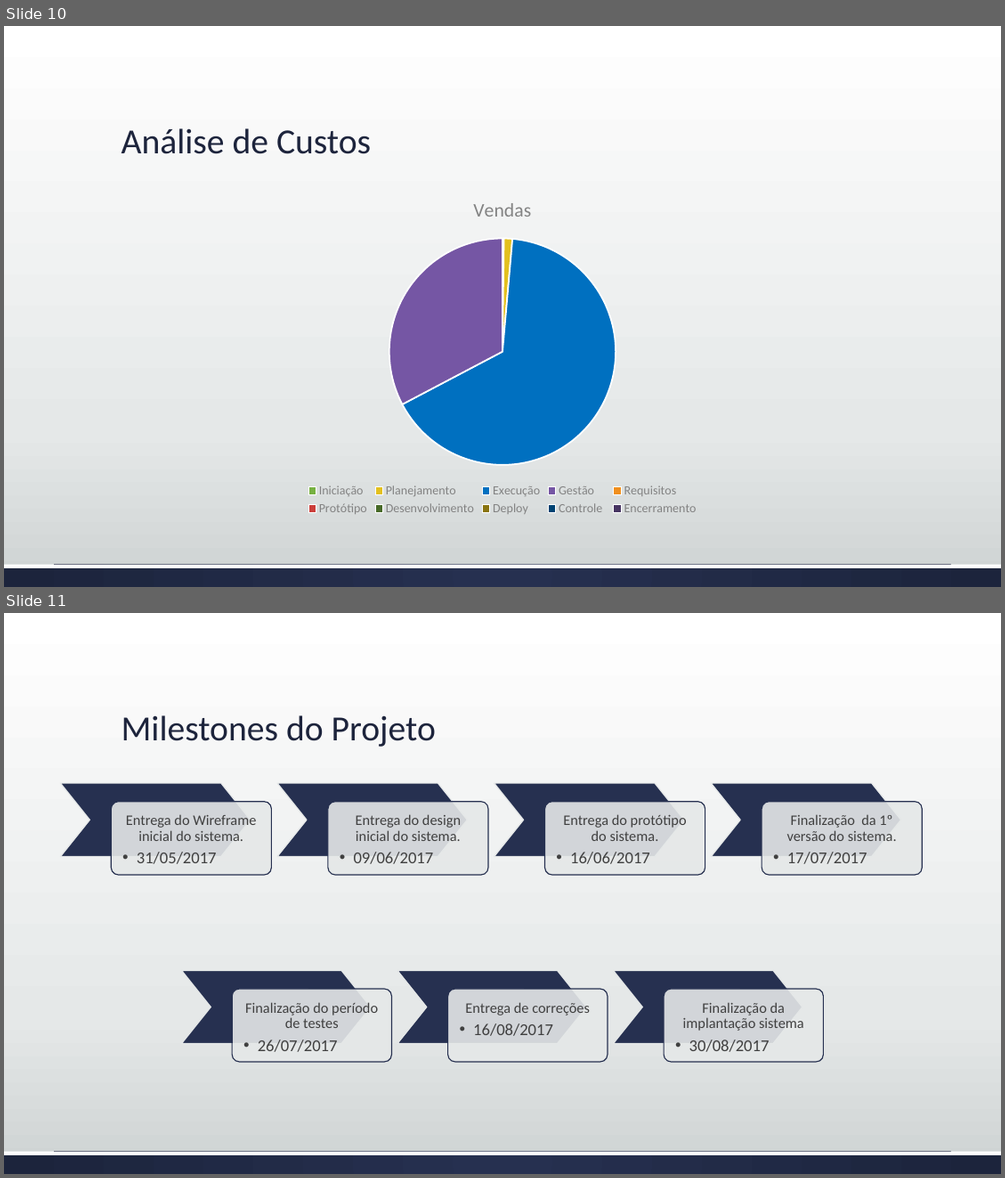
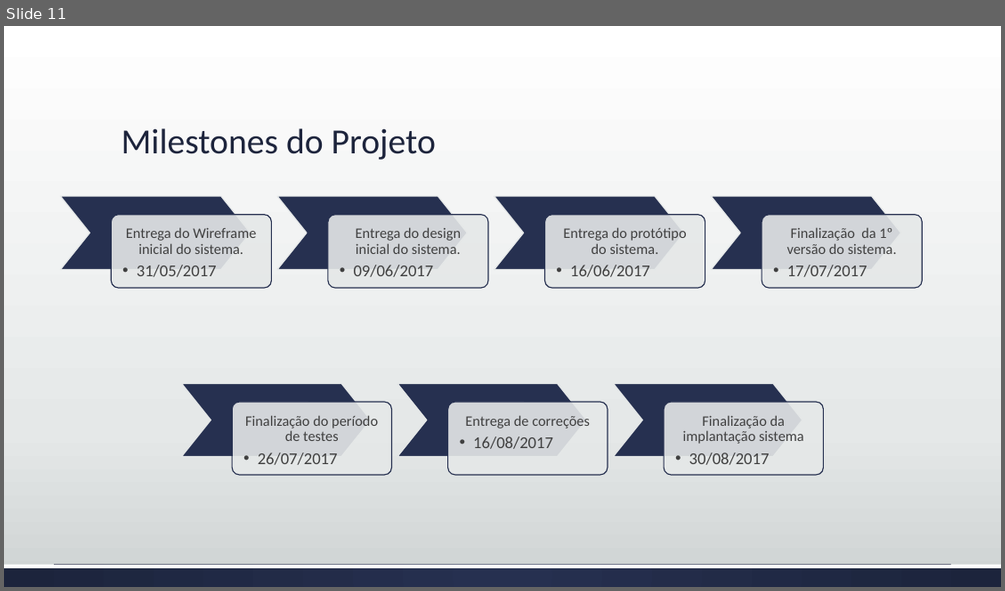
Before and after one commit to brunoedu/gestaoprojetos, a slide deck: Apresentação do projeto FINAL.pptx. Shown one above the other, each under a label of ours: slides 10 and 11 before the commit, slide 11 after it. The pictures are 1005x1178 and 1005x591 pixels, drawn with LibreOffice and Linux fonts; fonts in the diff are those of the drawing. Boxes give left, top, right and bottom in pixels: in the first picture for what was removed or moved away, otherwise in the second. Text is boxed around its words. In the diff, an @@ line names an element or a change of style, - is before the commit and + after.

```diff
--- a/Apresentação do projeto FINAL.pptx
+++ b/Apresentação do projeto FINAL.pptx
@@ slide 10 removed at box(4, 26, 1001, 587), background gradient #FFFFFF to #E5E8E8 to #CDD2D2; not listed: 2 template elements that a slide beside it also shows @@
@@ title removed at box(121, 128, 371, 154) @@
-Análise de Custos
@@ pie chart removed at box(114, 182, 891, 519) @@
-title "Vendas"
-categories: Iniciação, Planejamento, Execução, Gestão, Requisitos, Protótipo, Desenvolvimento, Deploy, Controle , Encerramento
-Vendas: 0, 1, 66, 33, -, -, -, -, -, -
```
Also in this commit, not shown: 2 slides added, 1 other slide removed.
